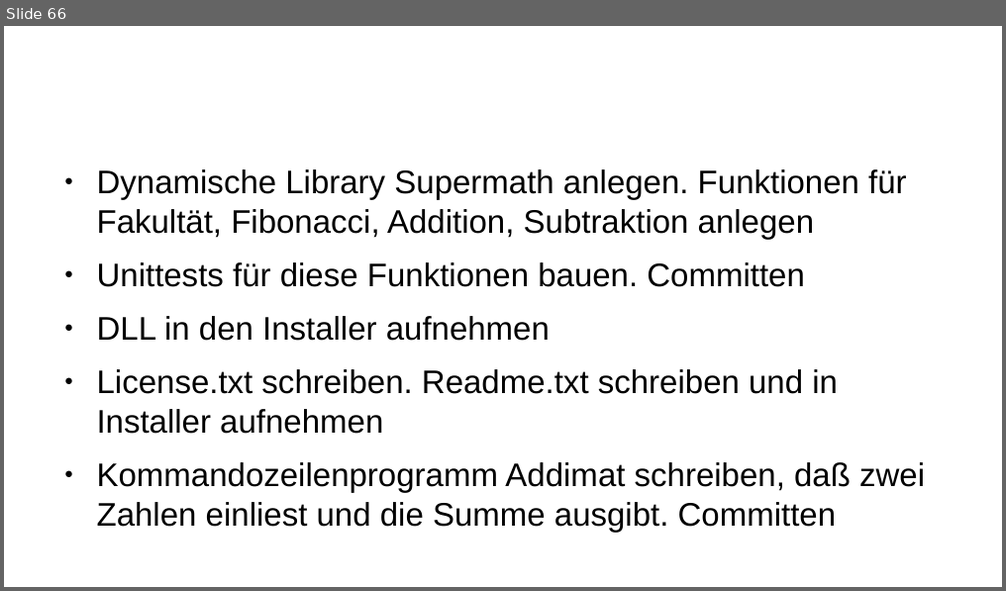
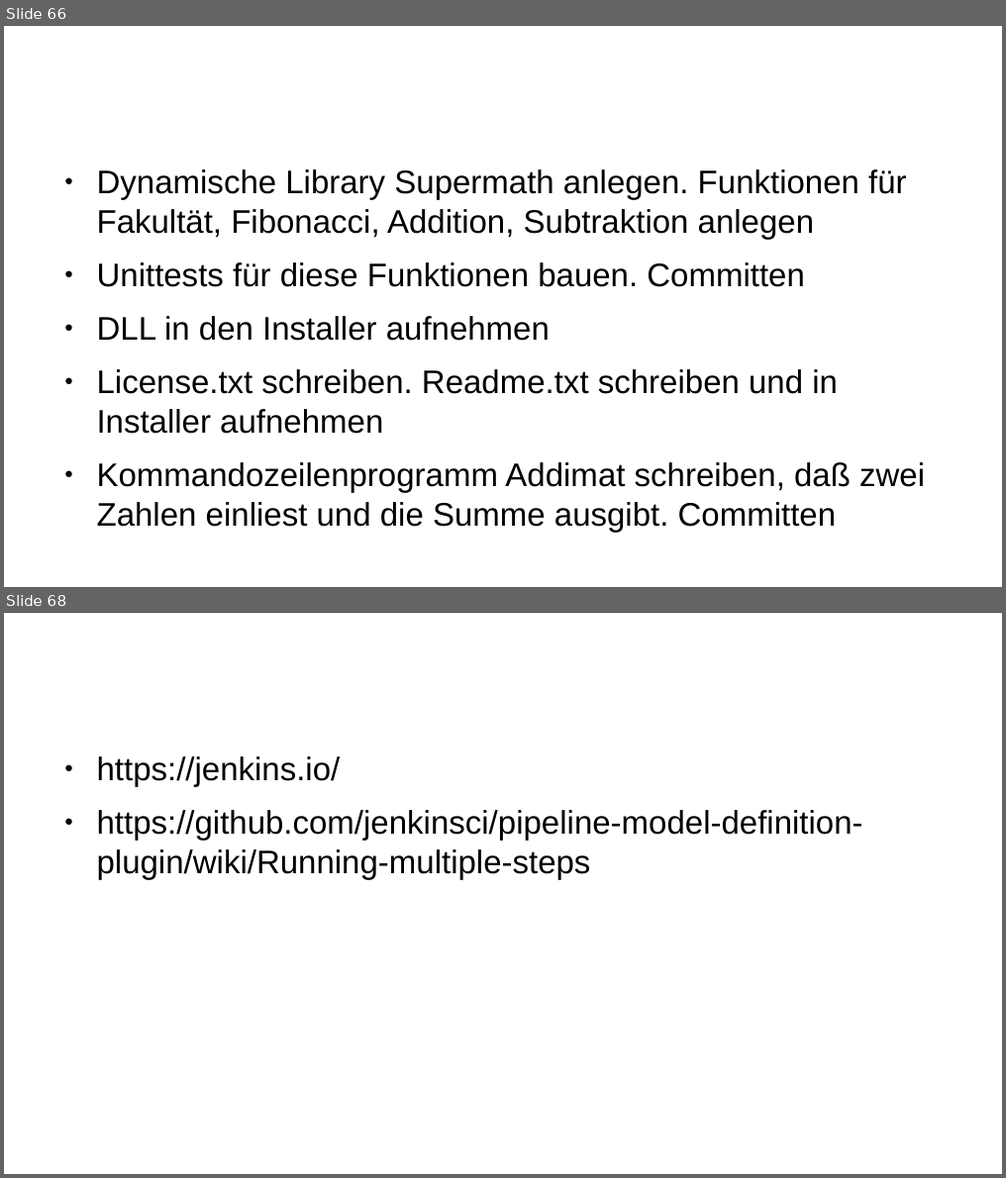
Before and after one commit to carstenkuckuk/CppUGBochum, a slide deck: doc/20180920_CppUGBochum_CI_Jenkins_CMake_GoogleTest.odp. Shown one above the other, each under a label of ours: slide 66 before the commit, slides 66 and 68 after it; the slides between them are not shown. The pictures are 1006x591 and 1006x1178 pixels, drawn with LibreOffice and Linux fonts; fonts in the diff are those of the drawing; background and template pictures are left out. Boxes give left, top, right and bottom in pixels: in the first picture for what was removed or moved away, otherwise in the second. Text is boxed around its words. In the diff, an @@ line names an element or a change of style, - is before the commit and + after.

Commit message:
Dem Foliensatz einige Links hinzugefügt (#2)
* Einige Links zur Praesentation hinzugefuegt

```diff
--- a/doc/20180920_CppUGBochum_CI_Jenkins_CMake_GoogleTest.odp
+++ b/doc/20180920_CppUGBochum_CI_Jenkins_CMake_GoogleTest.odp
@@ slide 68 added at box(4, 613, 1002, 1174), background #FFFFFF @@
@@ title added at box(54, 635, 749, 727), 35.7 pt, text #FFFFFF @@
+Jenkins Links
@@ text added at box(97, 757, 863, 880), 26 pt, text #000000 @@
+● https://jenkins.io/
+● https://github.com/jenkinsci/pipeline-model-definition-plugin/wiki/Running-multiple-steps
```
Also in this commit, not shown: 1 slide changed, 2 other slides added.
